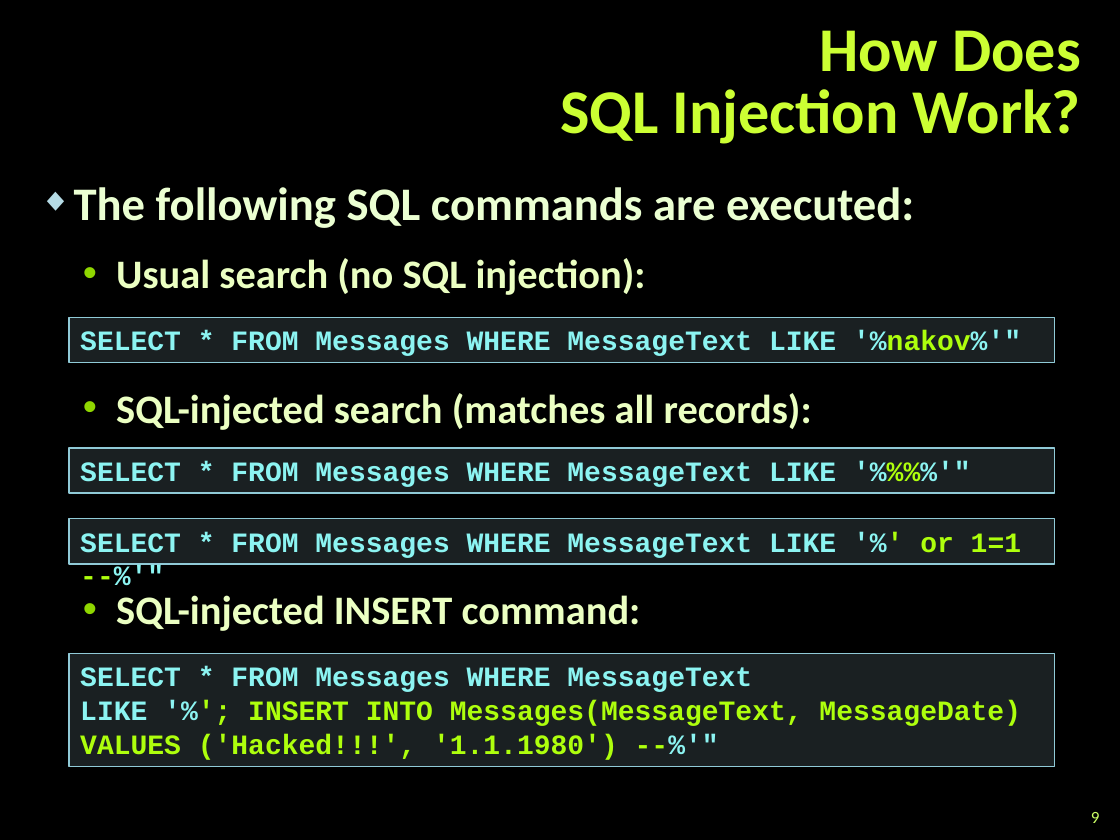
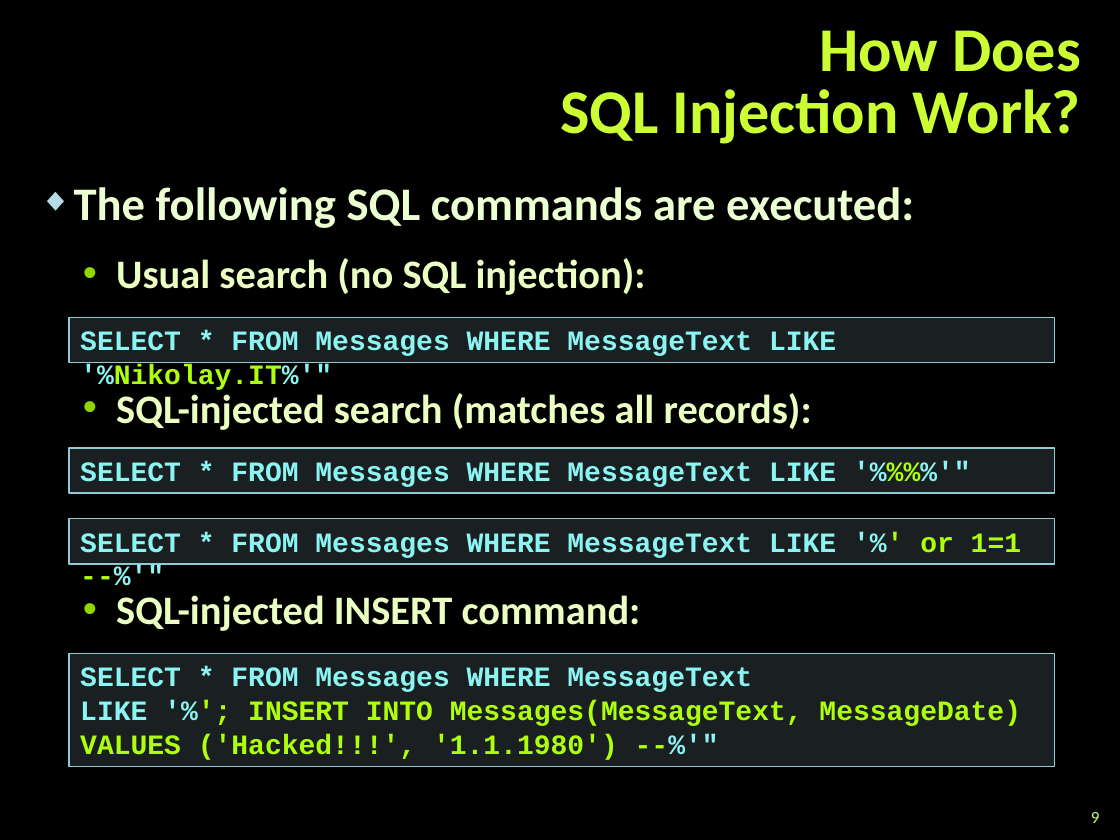
Before and after one commit to TelerikAcademy/ASP.NET-MVC, a slide deck: slide 9 of 05. ASP.NET-Web-Security/ASP.NET Web Security.pptx. Drawn at 1120x840 pixels with LibreOffice and Linux fonts; fonts in the diff are those of the drawing; background and template pictures are left out. Boxes give left, top, right and bottom in pixels: in the first picture for what was removed or moved away, otherwise in the second. Text is boxed around its words. In the diff, an @@ line names an element or a change of style, - is before the commit and + after.

```diff
--- a/05. ASP.NET-Web-Security/ASP.NET Web Security.pptx
+++ b/05. ASP.NET-Web-Security/ASP.NET Web Security.pptx
@@ text in rectangle at [80,331,836,390]: text changed @@
-SELECT * FROM Messages WHERE MessageText LIKE '%nakov%'"
+SELECT * FROM Messages WHERE MessageText LIKE '%Nikolay.IT%'"
```
Also in this commit, not shown: 4 other slides changed, 1 slide added, 3 other files.
